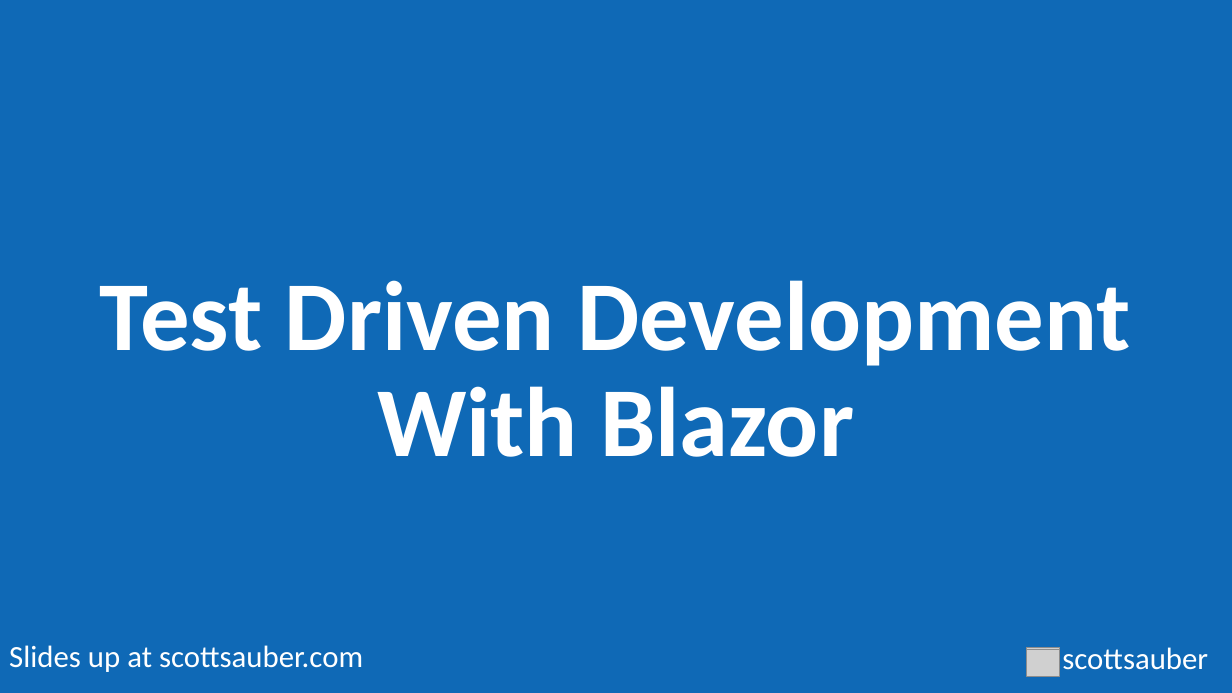
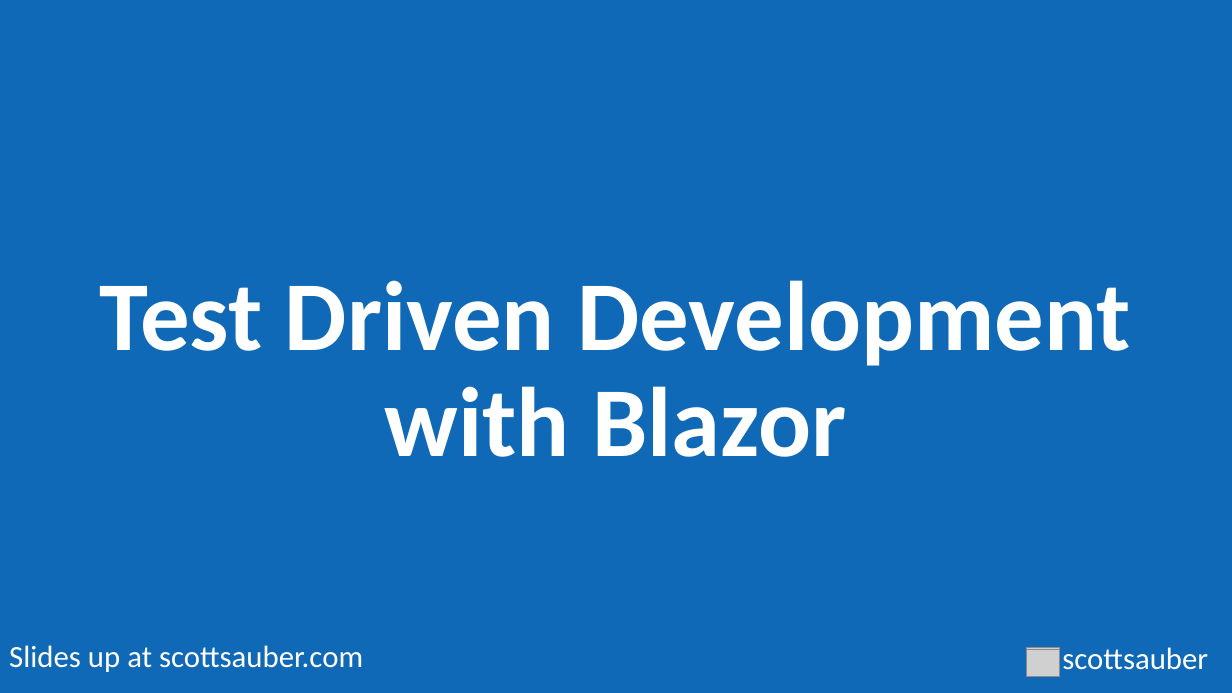
Before and after one commit to scottsauber/talks, a slide deck: slide 1 of 2023-11-09-JetBrains-TDDWithBlazor/TDD with Blazor.pptx. Drawn at 1232x693 pixels with LibreOffice and Linux fonts; fonts in the diff are those of the drawing; grey boxes stand for pictures. Boxes give left, top, right and bottom in pixels: in the first picture for what was removed or moved away, otherwise in the second. Text is boxed around its words. In the diff, an @@ line names an element or a change of style, - is before the commit and + after.

```diff
--- a/2023-11-09-JetBrains-TDDWithBlazor/TDD with Blazor.pptx
+++ b/2023-11-09-JetBrains-TDDWithBlazor/TDD with Blazor.pptx
@@ title at (x1=100, y1=280, x2=1131, y2=457): text changed @@
-Test Driven Development
-With Blazor
+Test Driven Development
+with Blazor
```
Also in this commit, not shown: 8 other slides changed, 9 slides added, 3 slides removed, 6 other files.
